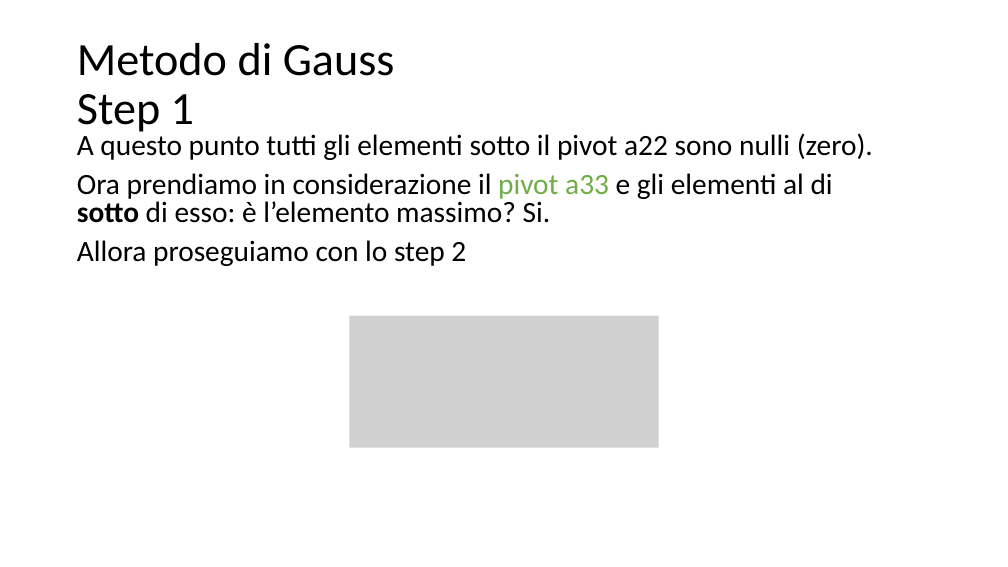
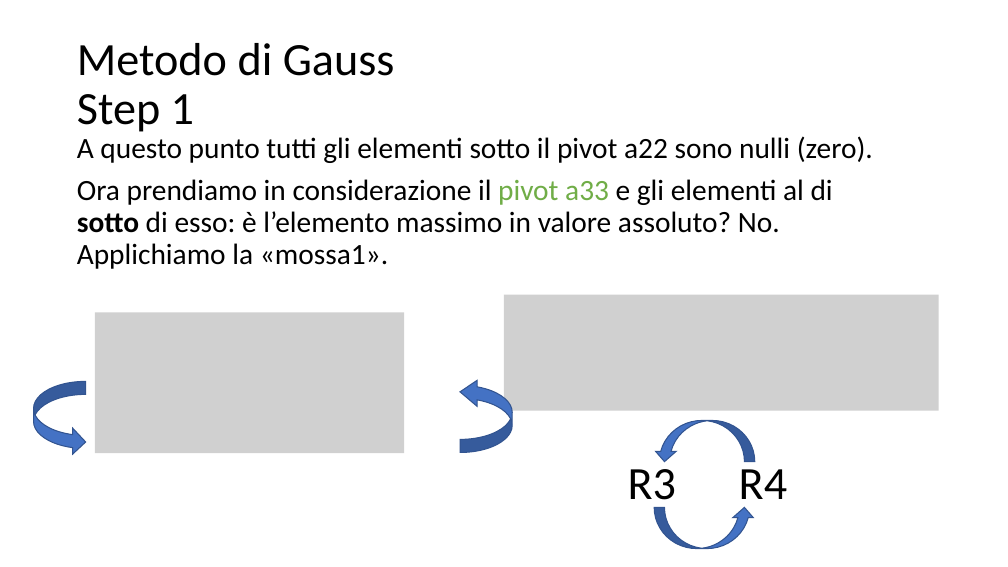
Before and after one commit to matteodelv/GaussLinearSystems, a slide deck: slide 37 of Presentazione.pptx (slide 36 before the commit). Drawn at 1008x567 pixels with LibreOffice and Linux fonts; fonts in the diff are those of the drawing; grey boxes stand for pictures. Boxes give left, top, right and bottom in pixels: in the first picture for what was removed or moved away, otherwise in the second. Text is boxed around its words. In the diff, an @@ line names an element or a change of style, - is before the commit and + after.

```diff
--- a/Presentazione.pptx
+++ b/Presentazione.pptx
@@ text at (77,136,873,163): line spacing 0.8 to 0.9 @@
@@ text at (77,179,833,269): text changed @@
-Ora prendiamo in considerazione il pivot a33 e gli elementi al di sotto di esso: è l’elemento massimo? Si.
-Allora proseguiamo con lo step 2
+Ora prendiamo in considerazione il pivot a33 e gli elementi al di sotto di esso: è l’elemento massimo in valore assoluto? No. Applichiamo la «mossa1».
@@ picture added at (504,295,939,411) @@
@@ picture added at (95,312,404,453) @@
@@ picture removed at (349,316,659,448) @@
@@ curved right arrow added at (33,381,85,454), fill #4472C4, outline #325491 1 pt @@
@@ curved right arrow added at (461,379,513,452), fill #4472C4, outline #325491 1 pt @@
@@ curved up arrow added at (654,420,755,461), fill #4472C4, outline #325491 1 pt @@
@@ text added at (628,460,787,510), 44 pt, text #000000 @@
+R3 R4
@@ curved up arrow added at (654,507,755,548), fill #4472C4, outline #325491 1 pt @@
```
Also in this commit, not shown: 26 other slides changed, 3 slides added.
